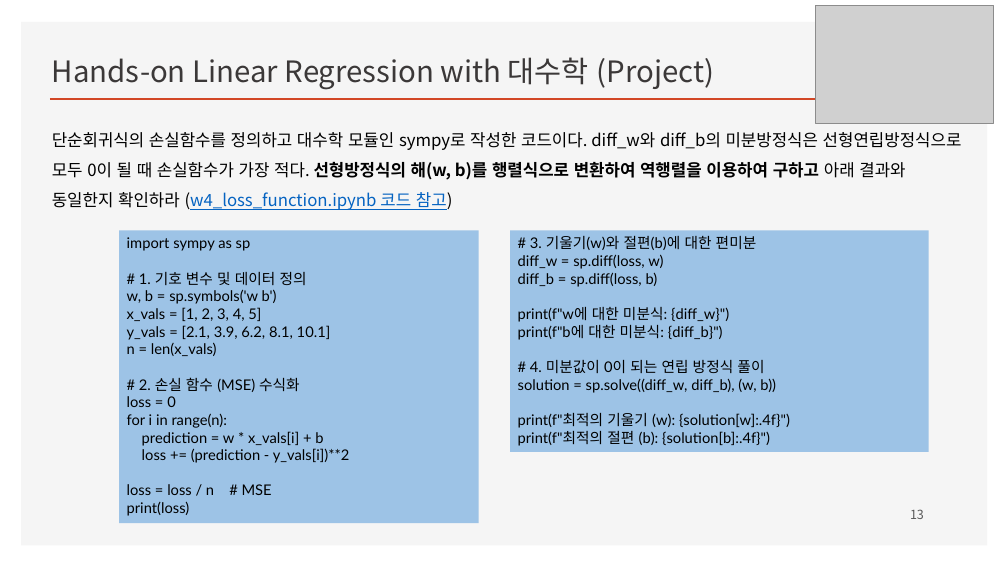
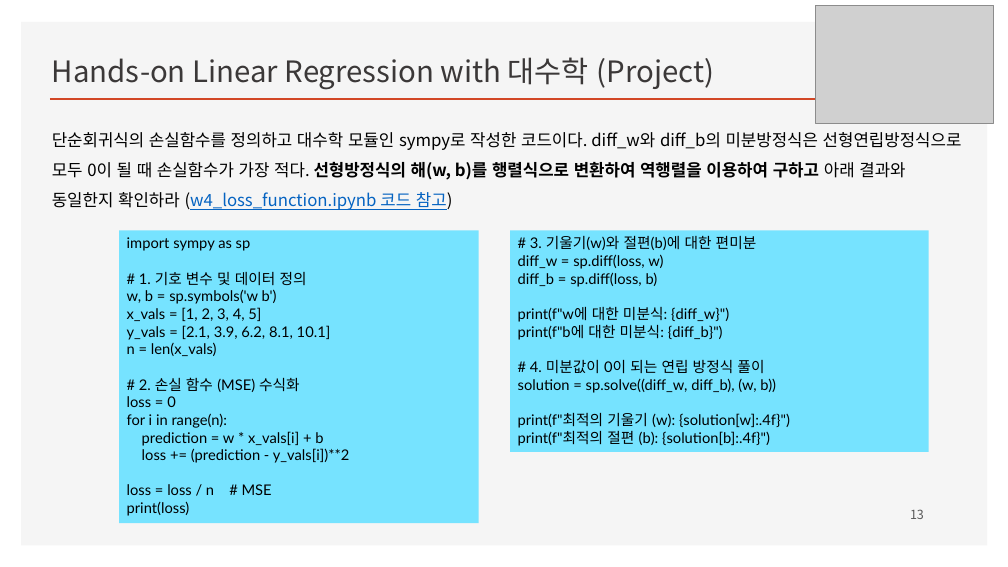
Before and after one commit to ancestor9/mathematics-for-machine-learning, a slide deck: slide 13 of Linear_Algebra/w4_Perceptron_Regression.pptx. Drawn at 1008x567 pixels with LibreOffice and Linux fonts; fonts in the diff are those of the drawing; grey boxes stand for pictures; background and template pictures are left out. Boxes give left, top, right and bottom in pixels: in the first picture for what was removed or moved away, otherwise in the second. Text is boxed around its words. In the diff, an @@ line names an element or a change of style, - is before the commit and + after.

```diff
--- a/Linear_Algebra/w4_Perceptron_Regression.pptx
+++ b/Linear_Algebra/w4_Perceptron_Regression.pptx
@@ rectangle "import sympy as sp" at [119, 231, 479, 523]: fill #9DC3E6 to #76E3FF @@
@@ rectangle "# 3. 기울기(w)와 절편(b)에 대한 ..." at [510, 231, 929, 452]: fill #9DC3E6 to #76E3FF @@
```
Also in this commit, not shown: 8 other slides changed, 5 slides added, 5 slides removed.
